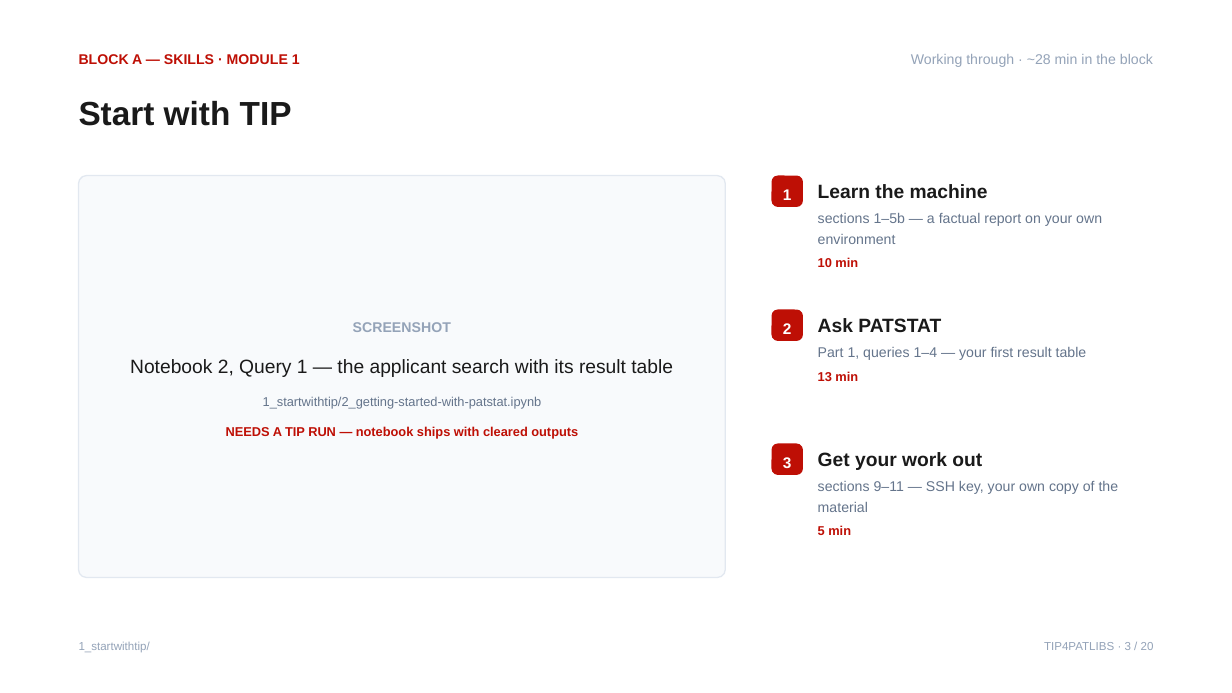
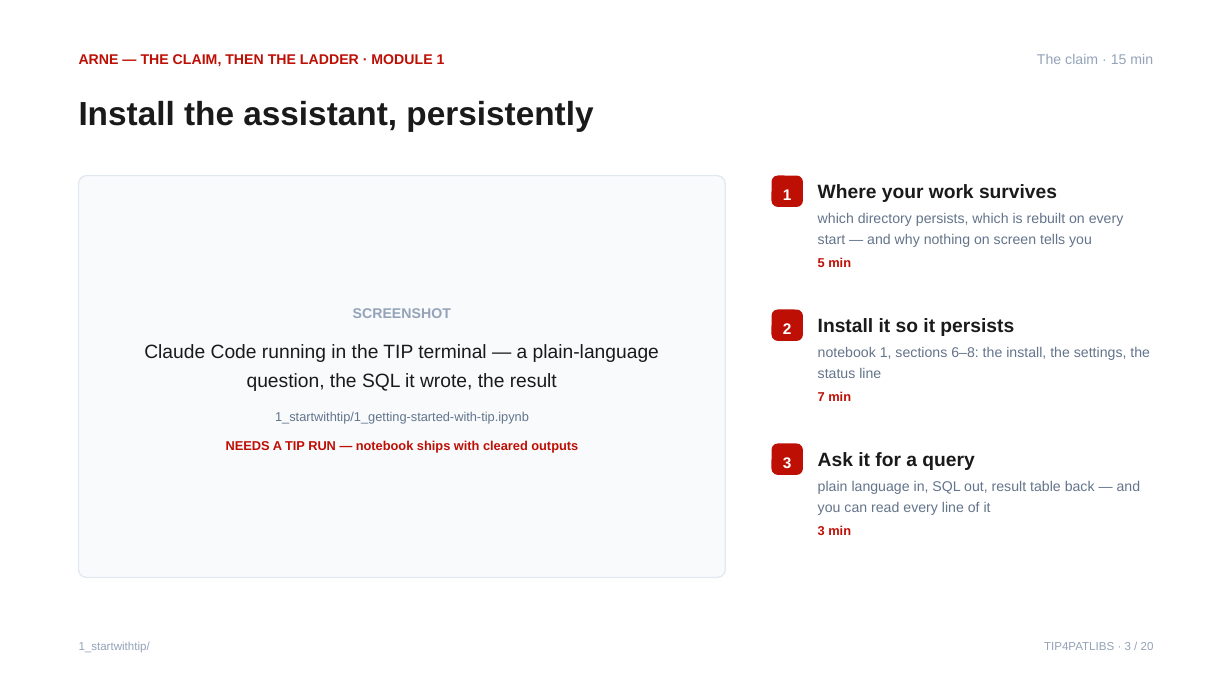
Before and after one commit to mtcberlin/epo-tip4patlibs, a slide deck: slide 3 of 9_documentation/course/TIP4PATLIBS_workshop.pptx. Drawn at 1232x693 pixels with LibreOffice and Linux fonts; fonts in the diff are those of the drawing. Boxes give left, top, right and bottom in pixels: in the first picture for what was removed or moved away, otherwise in the second. Text is boxed around its words. In the diff, an @@ line names an element or a change of style, - is before the commit and + after.

```diff
--- a/9_documentation/course/TIP4PATLIBS_workshop.pptx
+++ b/9_documentation/course/TIP4PATLIBS_workshop.pptx
@@ text at bbox=[79, 54, 445, 66]: text changed @@
-BLOCK A — SKILLS · MODULE 1
+ARNE — THE CLAIM, THEN THE LADDER · MODULE 1
@@ text at bbox=[1037, 54, 1153, 64]: text changed @@
-Working through · ~28 min in the block
+The claim · 15 min
@@ text at bbox=[79, 101, 593, 131]: text changed @@
-Start with TIP
+Install the assistant, persistently
@@ text at bbox=[818, 184, 1124, 267]: text changed @@
-Learn the machine
-sections 1–5b — a factual report on your own environment
-10 min
+Where your work survives
+which directory persists, which is rebuilt on every start — and why nothing on screen tells you
+5 min
@@ text at bbox=[818, 318, 1150, 401]: text changed @@
-Ask PATSTAT
-Part 1, queries 1–4 — your first result table
-13 min
+Install it so it persists
+notebook 1, sections 6–8: the install, the settings, the status line
+7 min
@@ text in rounded rectangle at bbox=[144, 344, 659, 423]: text changed @@
-Notebook 2, Query 1 — the applicant search with its result table
-1_startwithtip/2_getting-started-with-patstat.ipynb
+Claude Code running in the TIP terminal — a plain-language question, the SQL it wrote, the result
+1_startwithtip/1_getting-started-with-tip.ipynb
@@ text at bbox=[818, 452, 1141, 535]: text changed @@
-Get your work out
-sections 9–11 — SSH key, your own copy of the material
-5 min
+Ask it for a query
+plain language in, SQL out, result table back — and you can read every line of it
+3 min
```
Also in this commit, not shown: 19 other slides changed, 2 other files.
